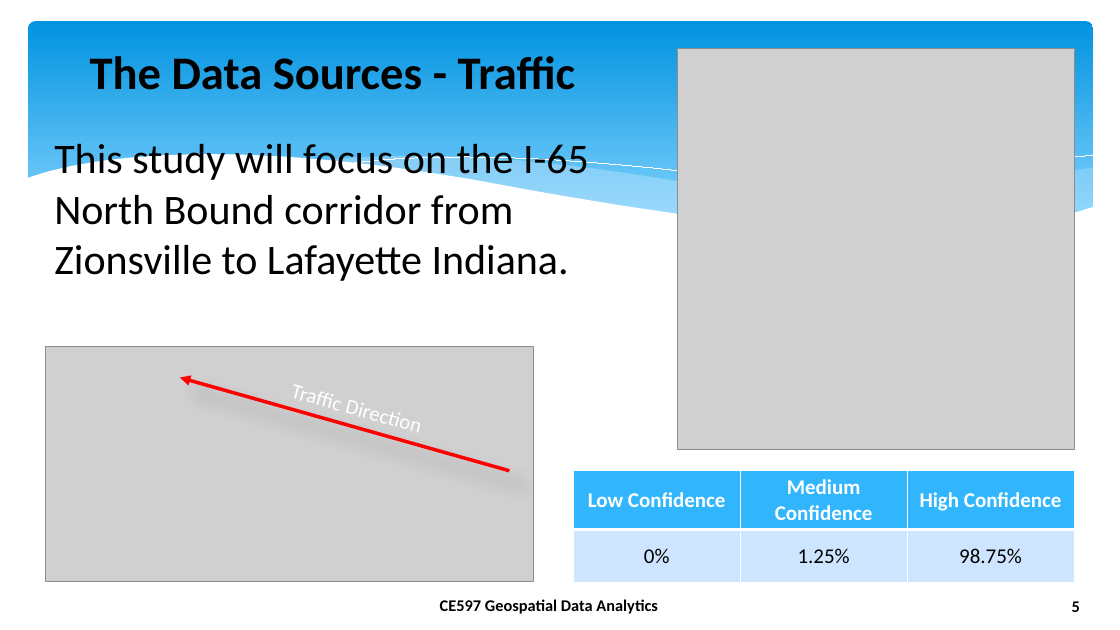
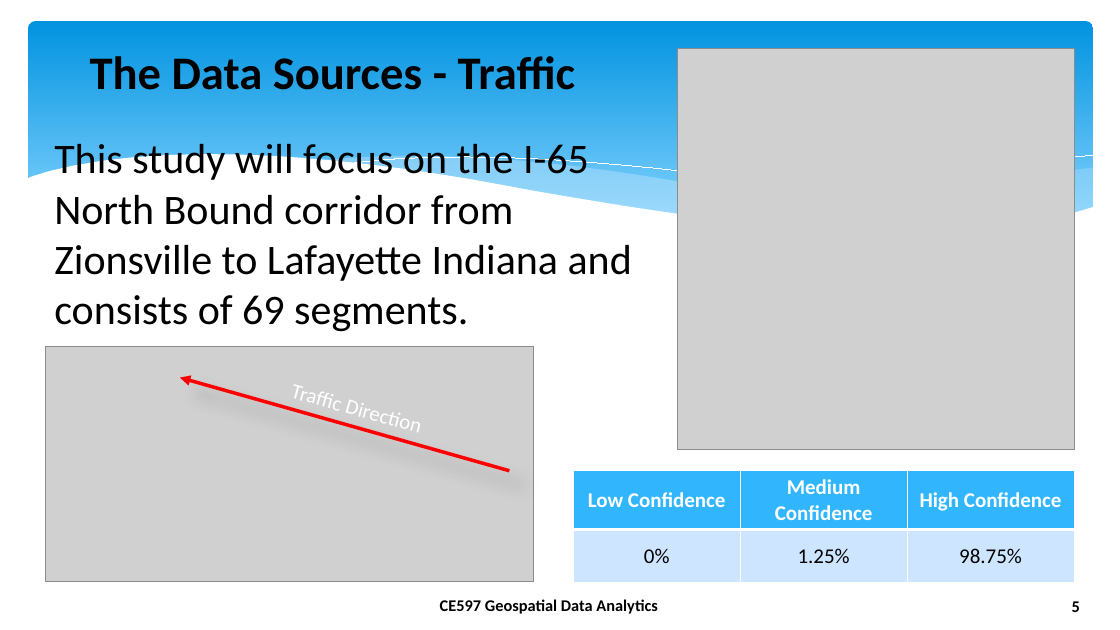
Before and after one commit to Foxhound013/CE-597_GDA, a slide deck: slide 5 of final_project/reports/presentation.pptx. Drawn at 1120x630 pixels with LibreOffice and Linux fonts; fonts in the diff are those of the drawing; grey boxes stand for pictures; background and template pictures are left out. Boxes give left, top, right and bottom in pixels: in the first picture for what was removed or moved away, otherwise in the second. Text is boxed around its words. In the diff, an @@ line names an element or a change of style, - is before the commit and + after.

```diff
--- a/final_project/reports/presentation.pptx
+++ b/final_project/reports/presentation.pptx
@@ text at box(54, 139, 632, 332): text changed @@
-This study will focus on the I-65 North Bound corridor from Zionsville to Lafayette Indiana.
+This study will focus on the I-65 North Bound corridor from Zionsville to Lafayette Indiana and consists of 69 segments.
```
Also in this commit, not shown: 3 other slides changed, 5 slides added, 4 slides removed, 7 other files.
